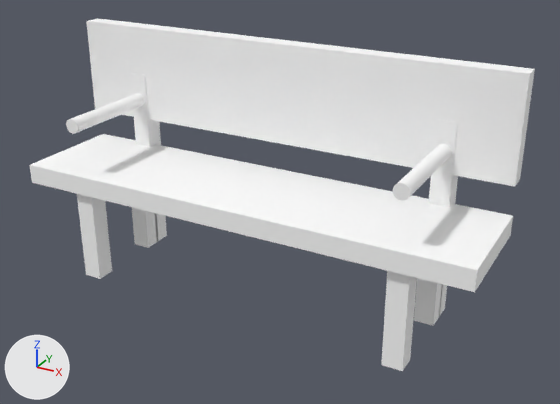
Two versions of the glTF model godot/models/bench.glb, one commit apart.
Before and after are seen from a camera (50 mm lens) standing at (1.364, -2.272, 1.555) and looking at (0.083, 0.058, 0.39). Lighting does not change. The marker at lower left points along +X, +Y and +Z. The picture after the commit comes second. Where no turn or scale is listed for an object, it has been applied to the vertices. Vertices at exactly the same position are counted once.

Names of what the first picture shows: 'arm', 'arm.001', 'back_support', 'back_support.001', 'backrest', 'leg', 'leg.001', 'leg.002', 'leg.003', 'seat'.
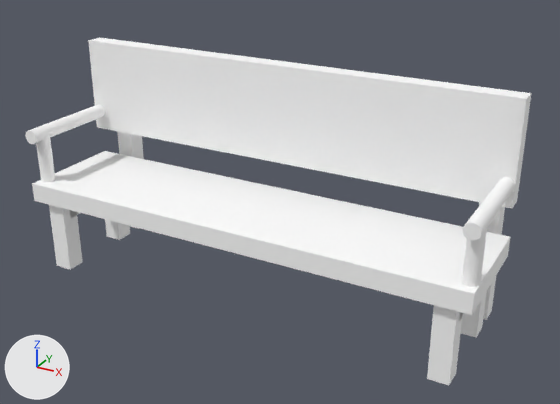
Not visible in the pictures: 'seat_tie.001'.

The change in detail:
me_leg is used by ob_leg; location (-0.65, 0.158, 0.188).
me_leg had 8 vertices, 12 faces and spanned x -0.038..0.038, y -0.038..0.038, z -0.188..0.188.
me_leg now has 8 vertices, 12 faces and spans x -0.038..0.038, y -0.038..0.038, z -0.147..0.147.
me_leg part 1: the whole mesh is scaled about its middle by (1, 1, 0.787).
me_leg_001 is used by ob_leg_001; location (-0.65, -0.158, 0.188).
me_leg_001 had 8 vertices, 12 faces and spanned x -0.038..0.038, y -0.038..0.038, z -0.188..0.188.
me_leg_001 now has 8 vertices, 12 faces and spans x -0.038..0.038, y -0.038..0.038, z -0.147..0.147.
me_leg_001 part 2: the whole mesh is scaled about its middle by (1, 1, 0.787).
me_leg_002 is used by ob_leg_002; location (0.65, 0.158, 0.188).
me_leg_002 had 8 vertices, 12 faces and spanned x -0.038..0.038, y -0.038..0.038, z -0.188..0.188.
me_leg_002 now has 8 vertices, 12 faces and spans x -0.038..0.038, y -0.038..0.038, z -0.147..0.147.
me_leg_002 part 3: the whole mesh is scaled about its middle by (1, 1, 0.787).
me_leg_003 is used by ob_leg_003; location (0.65, -0.158, 0.188).
me_leg_003 had 8 vertices, 12 faces and spanned x -0.038..0.038, y -0.038..0.038, z -0.188..0.188.
me_leg_003 now has 8 vertices, 12 faces and spans x -0.038..0.038, y -0.038..0.038, z -0.147..0.147.
me_leg_003 part 4: the whole mesh is scaled about its middle by (1, 1, 0.787).
Mesh me_seat_tie_001 is new.
It is a box spanning x -0.038..0.038, y -0.225..0.225, z -0.038..0.038.
It uses material mat_metal_dark (white #ffffff).
Mesh me_arm_support_001 is new.
It has 64 vertices, 124 faces and spans x -0.028..0.028, y -0.028..0.028, z -0.1..0.1.
It uses material mat_metal_dark (white #ffffff).
Object 'arm' (ob_arm) moves from (-0.65, 0.0, 0.65) to (-0.872, -0.017, 0.57).
Object 'arm.001' (ob_arm_001) moves from (0.65, 0.0, 0.65) to (0.872, -0.017, 0.57).
Object 'back_support' (ob_back_support) moves from (-0.65, 0.22, 0.38) to (-0.81, 0.292, 0.34).
Object 'back_support.001' (ob_back_support_001) moves from (0.65, 0.22, 0.38) to (0.81, 0.292, 0.34).
Object 'backrest' (ob_backrest) moves from (0.0, 0.22, 0.76) to (0.0, 0.22, 0.68).
Object 'leg' (ob_leg) moves from (-0.65, 0.158, 0.188) to (-0.81, 0.158, 0.147).
Object 'leg.001' (ob_leg_001) moves from (-0.65, -0.158, 0.188) to (-0.81, -0.158, 0.147).
Object 'leg.002' (ob_leg_002) moves from (0.65, 0.158, 0.188) to (0.81, 0.158, 0.147).
Object 'leg.003' (ob_leg_003) moves from (0.65, -0.158, 0.188) to (0.81, -0.158, 0.147).
Object 'seat' (ob_seat) moves from (0.0, 0.0, 0.412) to (0.0, 0.0, 0.333).
Object 'seat_tie.001' (ob_seat_tie_001) is new; it shows me_seat_tie_001.
Its location is (0.81, 0.067, 0.258).
Object 'seat_tie' (ob_seat_tie) is new; it shows a copy of me_seat_tie_001.
Its location is (-0.81, 0.067, 0.258).
Object 'arm_support.001' (ob_arm_support_001) is new; it shows me_arm_support_001.
Its location is (0.872, -0.158, 0.47).
Object 'arm_support' (ob_arm_support) is new; it shows a copy of me_arm_support_001.
Its location is (-0.872, -0.158, 0.47).

Changed parts and their boxes (x1, y1, x2, y2) in the pictures (560 x 404 px):
'backrest', moved
    before: (86, 18, 535, 186)
    after: (88, 37, 532, 209)
'seat', moved
    before: (30, 134, 513, 292)
    after: (32, 151, 510, 315)
'leg.003', moved, rescaled (19% shorter)
    before: (381, 271, 417, 371)
    after: (427, 305, 463, 386)
'leg.001', moved, rescaled (23% shorter)
    before: (77, 194, 112, 279)
    after: (49, 205, 83, 270)
'arm.001', moved
    before: (393, 144, 452, 201)
    after: (463, 177, 515, 240)
'back_support.001', moved
    before: (429, 119, 458, 315)
    after: (479, 202, 505, 320)
'arm', moved
    before: (66, 93, 145, 134)
    after: (25, 104, 105, 144)
'back_support', moved
    before: (130, 73, 167, 240)
    after: (117, 131, 144, 229)
'leg.002', moved, rescaled
    before: (414, 278, 443, 326)
    after: (461, 291, 487, 338)
'leg', moved, rescaled
    before: (132, 207, 159, 248)
    after: (105, 219, 130, 240)
'arm_support.001', added
    after: (462, 228, 487, 287)
'arm_support', added
    after: (36, 134, 55, 182)
'seat_tie', added (mostly hidden)
    after: (70, 211, 80, 218)
